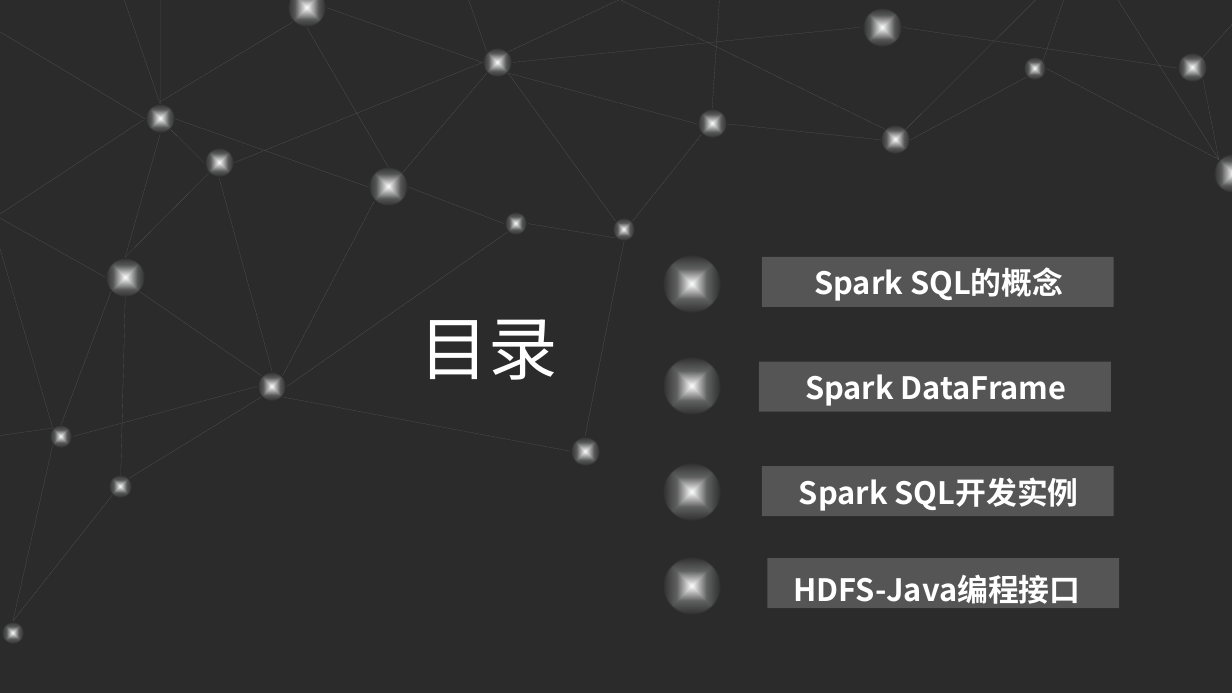
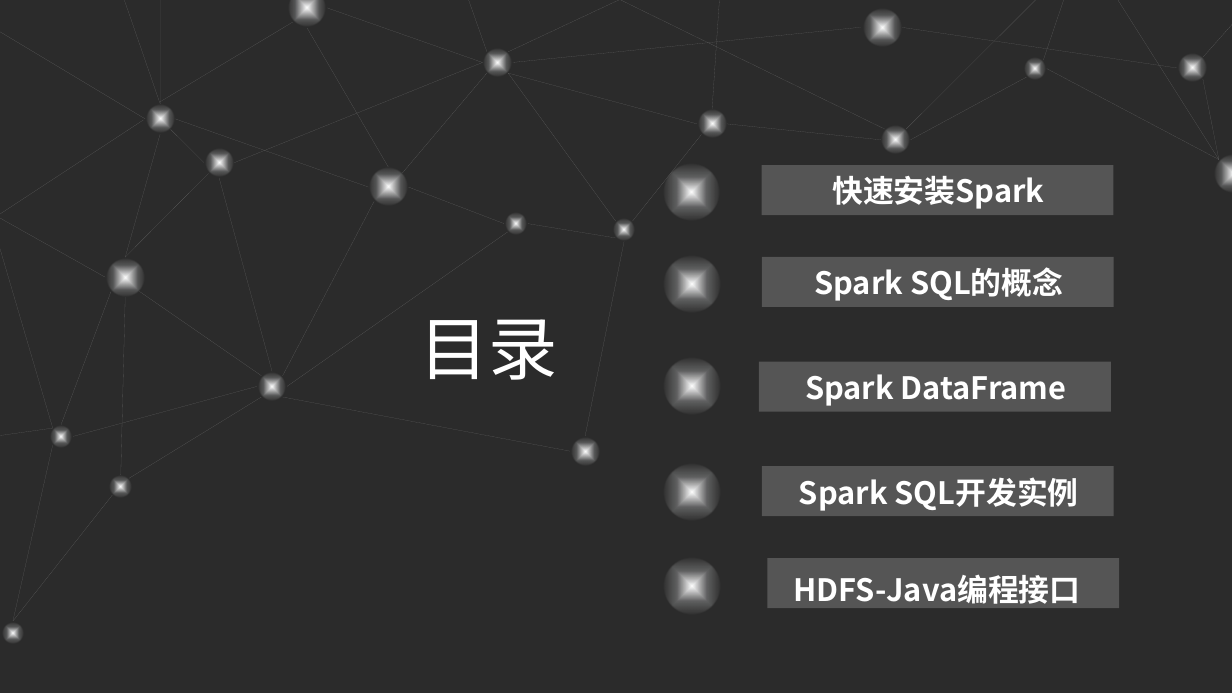
Before and after one commit to refuil/hadoopAction, a slide deck: slide 2 of 第七章 Spark编程基础DataFrame.pptx. Drawn at 1232x693 pixels with LibreOffice and Linux fonts; fonts in the diff are those of the drawing; background and template pictures are left out; a plain dark background stands for a picture behind light text. Boxes give left, top, right and bottom in pixels: in the first picture for what was removed or moved away, otherwise in the second. Text is boxed around its words. In the diff, an @@ line names an element or a change of style, - is before the commit and + after.

Commit message:
ppt update

```diff
--- a/第七章 Spark编程基础DataFrame.pptx
+++ b/第七章 Spark编程基础DataFrame.pptx
@@ ellipse added at [662,163,721,222], fill gradient #FFFFFF to #FBFDFE @@
@@ rectangle added at [762,165,1114,215], fill #FFFFFF at 20% opacity @@
@@ text added at [832,176,1044,209], 24 pt, text #FFFFFF, bold @@
+快速安装Spark
```
Also in this commit, not shown: 1 other slide changed, 1 slide added, 22 other files.
